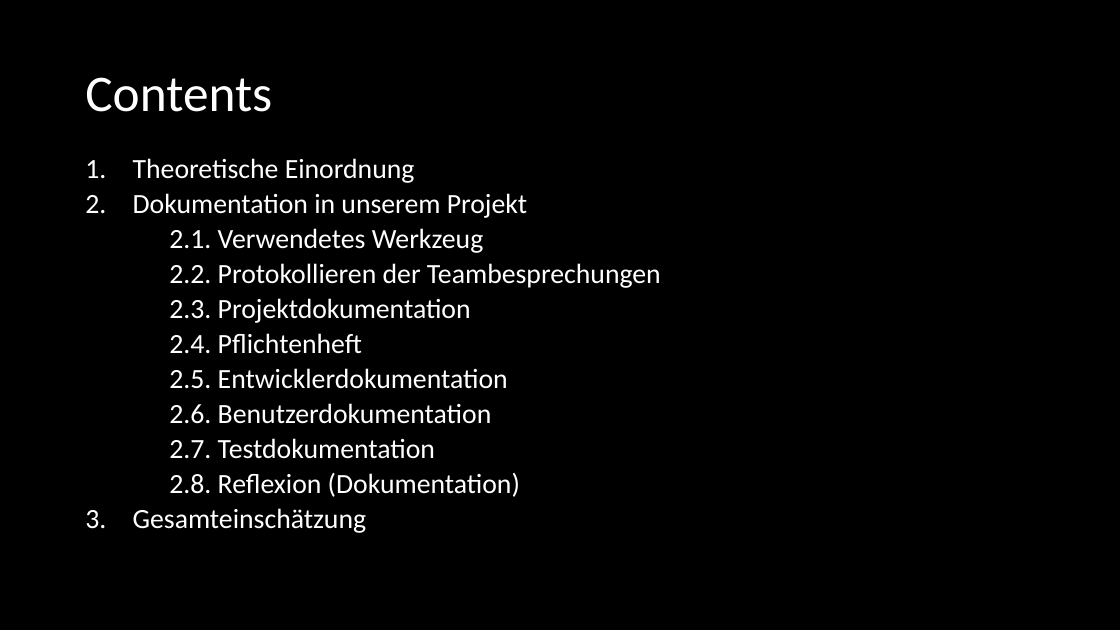
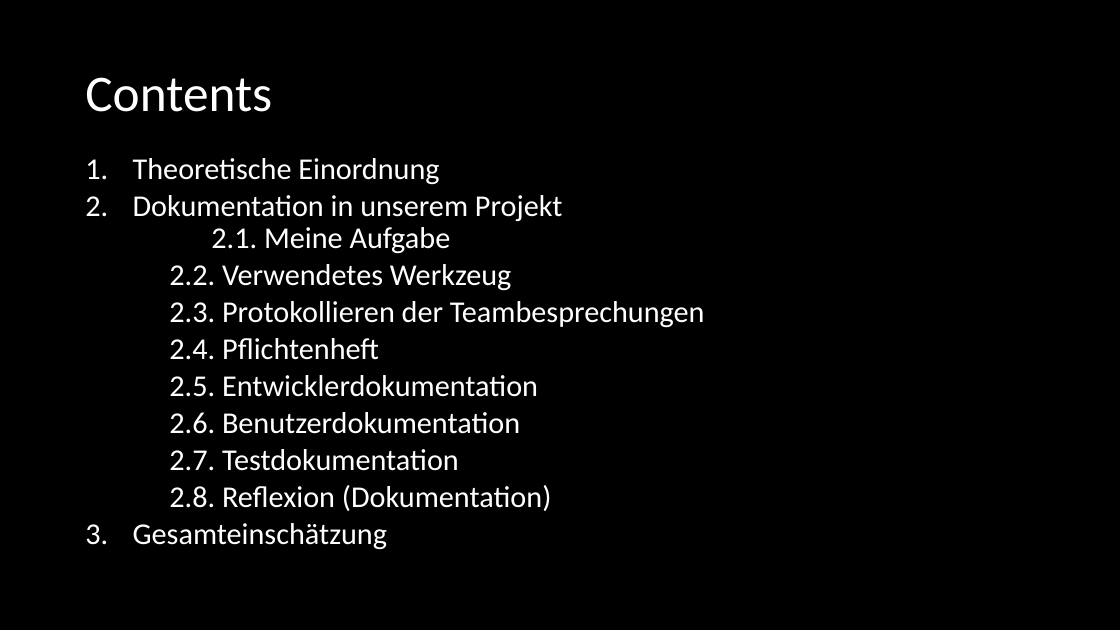
Before and after one commit to SE-Beleggruppe/Beleg_Planung, a slide deck: slide 2 of Präsentation/Felix - Dokumentation/SE_Dokumentation.pptx. Drawn at 1120x630 pixels with LibreOffice and Linux fonts; fonts in the diff are those of the drawing. Boxes give left, top, right and bottom in pixels: in the first picture for what was removed or moved away, otherwise in the second. Text is boxed around its words. In the diff, an @@ line names an element or a change of style, - is before the commit and + after.

Commit message:
Präsentation Dokumentation FINAL

```diff
--- a/Präsentation/Felix - Dokumentation/SE_Dokumentation.pptx
+++ b/Präsentation/Felix - Dokumentation/SE_Dokumentation.pptx
@@ text at <box>133,158,563,550</box>: size 23.8 to 25.9 pt in "Theoretische Einordnung", "Dokumentation in unserem Projekt", "2.4. Pflichtenheft", "2.5. Entwicklerdokumentation" and 4 more places @@
@@ text at <box>169,227,705,328</box>: text changed; size 23.8 to 25.9 pt @@
-2.1. Verwendetes Werkzeug
-2.2. Protokollieren der Teambesprechungen
-2.3. Projektdokumentation
+  2.1. Meine Aufgabe
+2.2. Verwendetes Werkzeug
+2.3. Protokollieren der Teambesprechungen
```
Also in this commit, not shown: 9 other slides changed, 4 slides removed.
